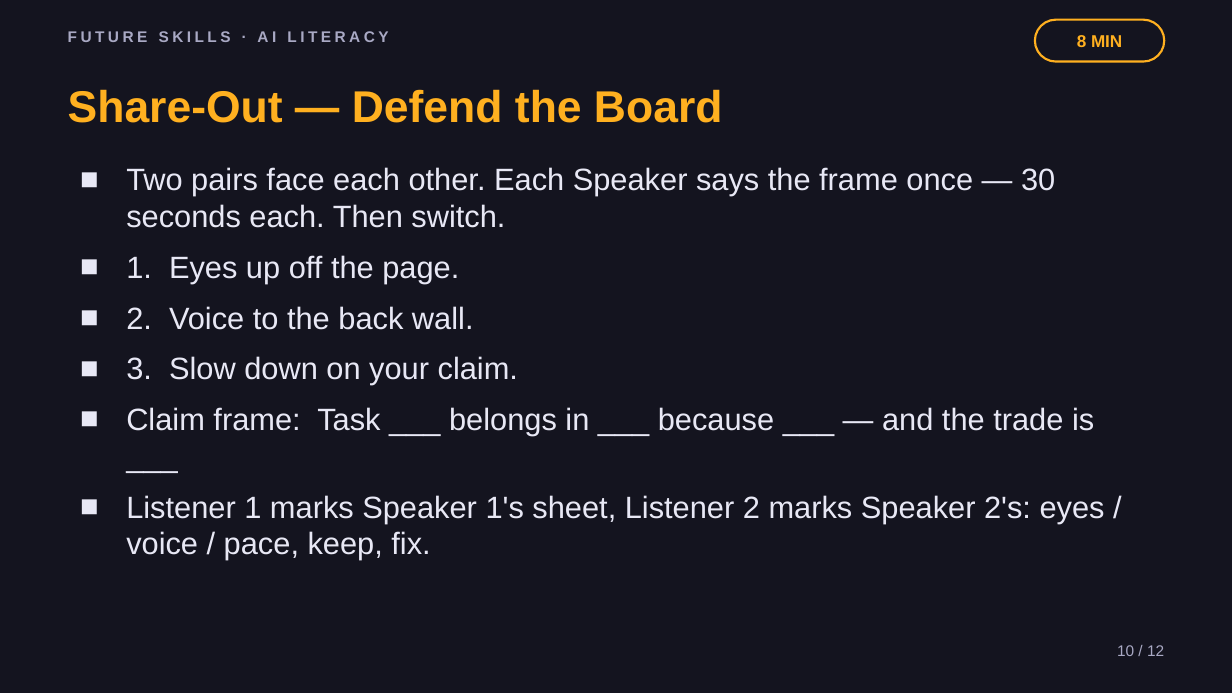
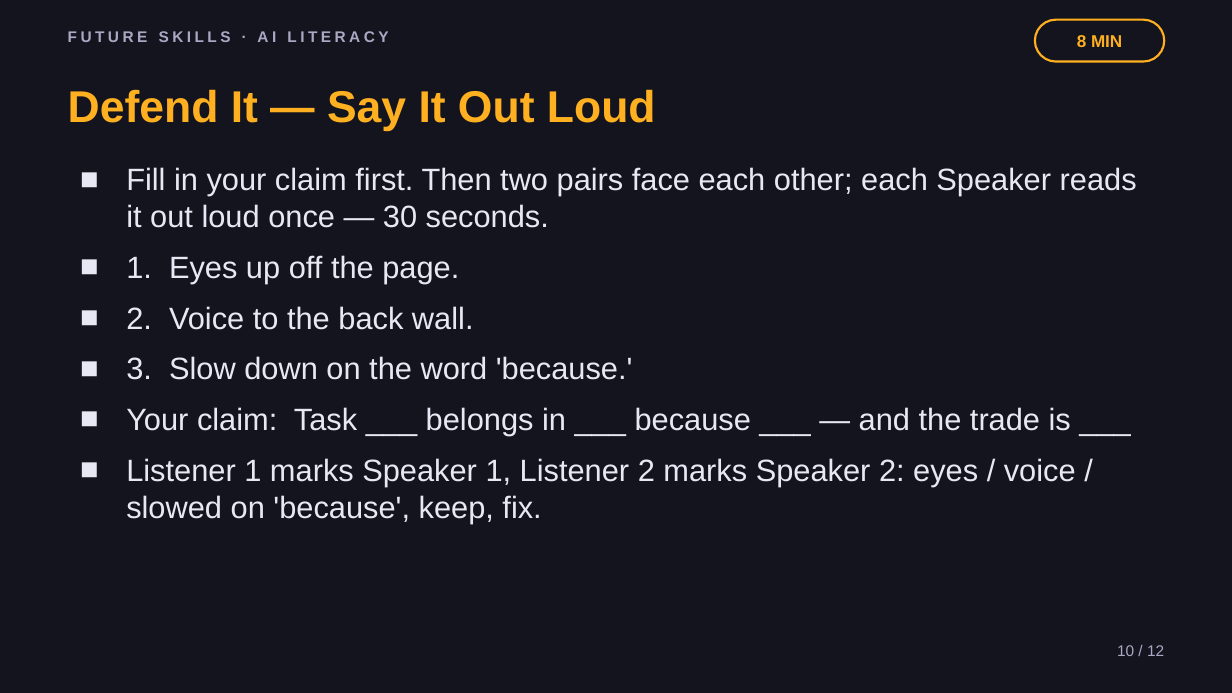
Before and after one commit to phiunit/tptphi, a slide deck: slide 10 of products/ai-boring-work/dist/Robots Do the Boring Work - Slides.pptx. Drawn at 1232x693 pixels with LibreOffice and Linux fonts; fonts in the diff are those of the drawing. Boxes give left, top, right and bottom in pixels: in the first picture for what was removed or moved away, otherwise in the second. Text is boxed around its words. In the diff, an @@ line names an element or a change of style, - is before the commit and + after.

```diff
--- a/products/ai-boring-work/dist/Robots Do the Boring Work - Slides.pptx
+++ b/products/ai-boring-work/dist/Robots Do the Boring Work - Slides.pptx
@@ text at (x1=68, y1=89, x2=656, y2=131): text changed @@
-Share-Out — Defend the Board
+Defend It — Say It Out Loud
@@ text at (x1=126, y1=167, x2=1137, y2=228): text changed @@
-■ Two pairs face each other. Each Speaker says the frame once — 30 seconds each. Then switch.
+■ Fill in your claim first. Then two pairs face each other; each Speaker reads it out loud once — 30 seconds.
@@ text at (x1=126, y1=356, x2=1076, y2=523): text changed @@
-■ 3. Slow down on your claim.
-■ Claim frame: Task ___ belongs in ___ because ___ — and the trade is ___
-■ Listener 1 marks Speaker 1's sheet, Listener 2 marks Speaker 2's: eyes / voice / pace, keep, fix.
+■ 3. Slow down on the word 'because.'
+■ Your claim: Task ___ belongs in ___ because ___ — and the trade is ___
+■ Listener 1 marks Speaker 1, Listener 2 marks Speaker 2: eyes / voice / slowed on 'because', keep, fix.
```
Also in this commit, not shown: 3 other slides changed, 54 other files.
